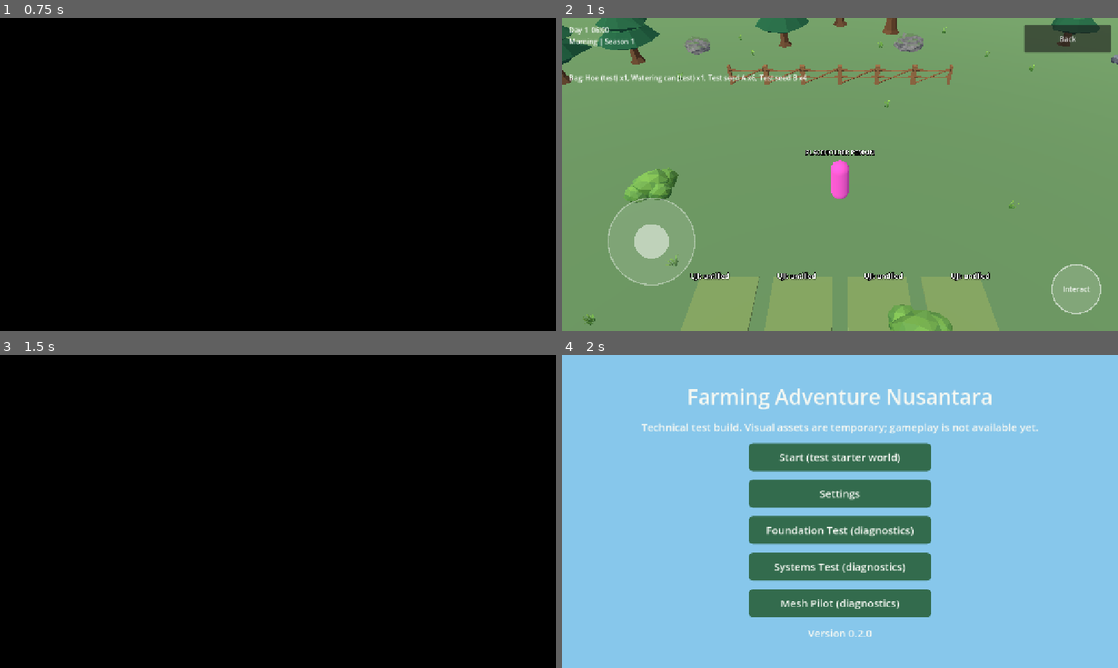
Above: before the commit, frames 1-4 (two rows, left to right).
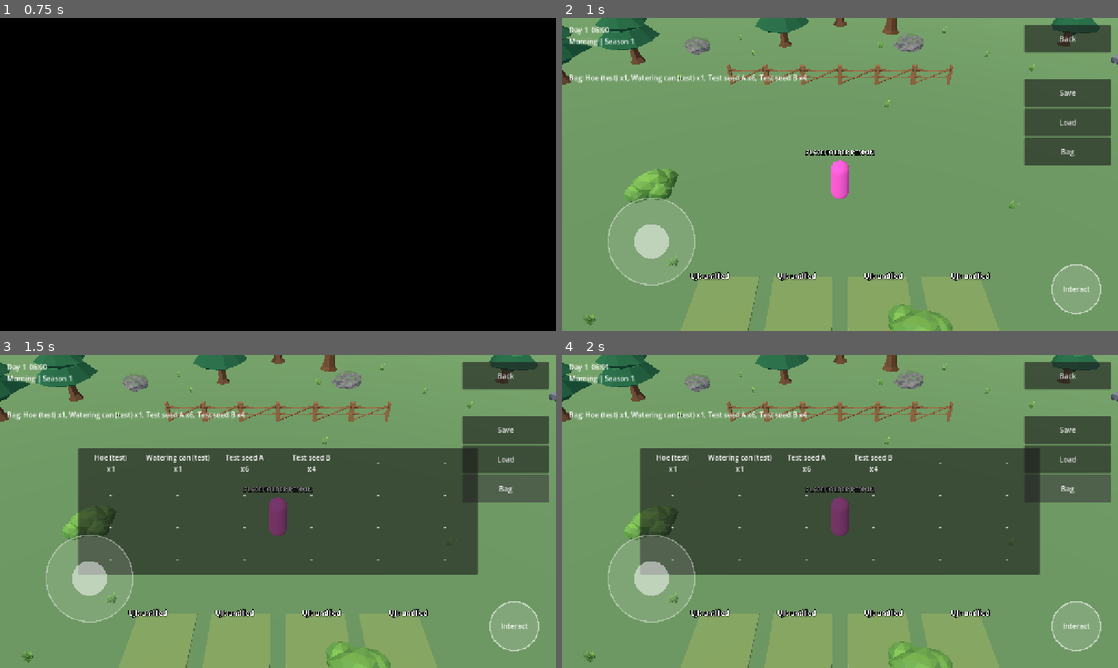
Above: after the commit, the same moments.

Repository: hadydaw/FARMING-ADVENTURE-NUSANTARA
Game: Godot game, scene res://game/boot/boot.tscn
The game is run twice, just before and just after one commit, with the same random seed, the same clock (stepped at 60 frames per second) and the same inputs.
Inputs:
- Up to frame 1 (0.75 s): click "Start (test starter world)" at 0.5 s
- Up to frame 2 (1 s): no input
- Up to frame 3 (1.5 s): click "Back" (after the commit: "Bag") at 1.25 s
- Up to frame 4 (2 s): no input

Frame 1 is identical in both runs. In frame 2, 4.2% of the frame differs, in the area x 83-99%, y 19-48%; in frame 3, 100%; in frame 4, 100%, in the area x 0-100%, y 0-100%.

Commit message:
HUD: simpan/muat slot 0 dan panel tas (sementara)
Co-Authored-By: Claude Sonnet 5.5 <noreply@anthropic.com>
Claude-Session: https://claude.ai/code/session_011Entza5SoCyMwr8kuup11f

Diff:
--- a/game/i18n/translations.csv
+++ b/game/i18n/translations.csv
@@ -115,3 +115,11 @@
 FARM_NO_ALREADY_TILLED,Sudah dicangkul,Already tilled
 FARM_NO_UNKNOWN_CROP,Tanaman tidak dikenal,Unknown crop
 FARM_NO_UNKNOWN_ACTION,Aksi tidak dikenal,Unknown action
+HUD_SAVE,Simpan,Save
+HUD_LOAD,Muat,Load
+HUD_BAG,Tas,Bag
+SAVE_OK,Tersimpan,Saved
+SAVE_FAIL,Gagal menyimpan,Save failed
+LOAD_OK,Dimuat,Loaded
+LOAD_NONE,Belum ada simpanan,No save found
+LOAD_FAIL,Simpanan tidak valid,Invalid save
--- a/game/ui/hud/basic_hud.gd
+++ b/game/ui/hud/basic_hud.gd
@@ -11,6 +11,11 @@
 var _joystick: TouchJoystick
 var _interact_button: ActionButton
 var _message_timer := 0.0
+var _bag_panel: PanelContainer
+var _bag_grid: GridContainer
+
+signal save_pressed
+signal load_pressed
 
 
 func _ready() -> void:
@@ -46,6 +51,32 @@
 	root.add_child(back)
 	back.set_anchors_and_offsets_preset(Control.PRESET_TOP_RIGHT, Control.PRESET_MODE_KEEP_SIZE)
 	back.pressed.connect(func(): SceneManager.back())
+
+	var col := VBoxContainer.new()
+	root.add_child(col)
+	col.set_anchors_and_offsets_preset(Control.PRESET_TOP_RIGHT, Control.PRESET_MODE_MINSIZE, 0)
+	col.position.y += UiTheme.MIN_TOUCH_HEIGHT + 60
+	col.position.x -= 200
+	for spec in [["HUD_SAVE", "save"], ["HUD_LOAD", "load"], ["HUD_BAG", "bag"]]:
+		var b := Button.new()
+		b.text = tr(spec[0])
+		b.custom_minimum_size = Vector2(200, UiTheme.MIN_TOUCH_HEIGHT)
+		b.name = "Btn_" + spec[1]
+		col.add_child(b)
+		match spec[1]:
+			"save": b.pressed.connect(func(): save_pressed.emit())
+			"load": b.pressed.connect(func(): load_pressed.emit())
+			"bag": b.pressed.connect(func(): _bag_panel.visible = not _bag_panel.visible)
+
+	_bag_panel = PanelContainer.new()
+	_bag_panel.visible = false
+	root.add_child(_bag_panel)
+	_bag_panel.set_anchors_and_offsets_preset(Control.PRESET_CENTER, Control.PRESET_MODE_MINSIZE, 0)
+	_bag_panel.grow_horizontal = Control.GROW_DIRECTION_BOTH
+	_bag_panel.grow_vertical = Control.GROW_DIRECTION_BOTH
+	_bag_grid = GridContainer.new()
+	_bag_grid.columns = 6
+	_bag_panel.add_child(_bag_grid)
 
 	_joystick = TouchJoystick.new()
 	_joystick.size = Vector2(380, 380)
@@ -96,3 +127,25 @@
 
 func set_inventory_text(text: String) -> void:
 	_inventory_label.text = text
+
+
+func bag_visible() -> bool:
+	return _bag_panel.visible
+
+
+func toggle_bag() -> void:
+	_bag_panel.visible = not _bag_panel.visible
+
+
+## Menggambar ulang kisi tas: tiap slot satu kotak teks (ikon item menunggu aset C-00x).
+func set_bag_slots(lines: Array) -> void:
+	for c in _bag_grid.get_children():
+		c.queue_free()
+	for t in lines:
+		var l := Label.new()
+		l.text = str(t)
+		l.custom_minimum_size = Vector2(150, 70)
+		l.horizontal_alignment = HORIZONTAL_ALIGNMENT_CENTER
+		l.vertical_alignment = VERTICAL_ALIGNMENT_CENTER
+		l.autowrap_mode = TextServer.AUTOWRAP_WORD_SMART
+		_bag_grid.add_child(l)
--- a/game/world/world_start.gd
+++ b/game/world/world_start.gd
@@ -252,6 +252,8 @@
 		holder.add_child(node)
 		plot_nodes[str(row["id"])] = node
 	Events.day_changed.connect(func(_d): refresh_farm_visuals())
+	hud.save_pressed.connect(save_game)
+	hud.load_pressed.connect(load_game)
 	refresh_farm_visuals()
 
 
@@ -280,6 +282,10 @@
 		var info := node.get_node("Info") as Label3D
 		info.text = "UJI: " + (tr("FARM_STATE_READY") if plot.is_ready(farming.crop_defs) else (tr("FARM_STATE_GROWING") if plot.has_crop() else (tr("FARM_STATE_TILLED") if plot.tilled else tr("FARM_STATE_RAW"))))
 	hud.set_inventory_text(inventory_text())
+	var lines: Array = []
+	for sl in farming.inventory.slots():
+		lines.append("-" if (sl as Dictionary).is_empty() else "%s\nx%d" % [tr(str(farming.item_defs[sl["item"]]["name_key"])), int(sl["count"])])
+	hud.set_bag_slots(lines)
 
 
 func inventory_text() -> String:
@@ -304,3 +310,34 @@
 	else:
 		hud.show_message(tr("FARM_NO_" + str(r["reason"]).to_upper()))
 	refresh_farm_visuals()
+
+
+const SAVE_SLOT := 0
+
+
+## Simpan uji ke slot 0: waktu permainan + status pertanian (bukan jam perangkat).
+func save_game() -> bool:
+	var err := SaveService.save_slot(SAVE_SLOT, {"v": 1, "time": GameTime.clock.to_dict(), "farming": farming.to_dict()})
+	hud.show_message(tr("SAVE_OK") if err == OK else tr("SAVE_FAIL"))
+	return err == OK
+
+
+## Muat dari slot 0; semua-atau-tidak (waktu dan pertanian harus sama-sama valid).
+func load_game() -> bool:
+	var data: Dictionary = SaveService.load_slot(SAVE_SLOT)
+	if data.is_empty() or typeof(data.get("time")) != TYPE_DICTIONARY or typeof(data.get("farming")) != TYPE_DICTIONARY:
+		hud.show_message(tr("LOAD_NONE"))
+		return false
+	var backup_time: Dictionary = GameTime.clock.to_dict()
+	var backup_farm: Dictionary = farming.to_dict()
+	if not GameTime.clock.from_dict(data["time"]):
+		hud.show_message(tr("LOAD_FAIL"))
+		return false
+	if not farming.from_dict(data["farming"]):
+		GameTime.clock.from_dict(backup_time)
+		farming.from_dict(backup_farm)
+		hud.show_message(tr("LOAD_FAIL"))
+		return false
+	refresh_farm_visuals()
+	hud.show_message(tr("LOAD_OK"))
+	return true
--- a/tests/unit/test_world_start.gd
+++ b/tests/unit/test_world_start.gd
@@ -86,6 +86,23 @@
 	check(world.inventory_text().contains("x5"), "HUD tas menampilkan benih berkurang")
 	check(world.get_node("FarmPlots/plot_01/CropMarker").visible, "penanda tanaman tampil")
 
+	# Simpan / muat dan tas
+	var pm := GameTime.clock.total_minutes
+	check(world.save_game(), "simpan slot 0")
+	GameTime.clock.add_minutes(120)
+	world.farming.act_on("plot_01")  # siram
+	world.farming.inventory.clear()
+	check(world.load_game(), "muat slot 0")
+	check_eq(GameTime.clock.total_minutes, pm, "waktu kembali ke saat disimpan")
+	check(world.farming.inventory.count("seed_test_a") == 5, "inventory dipulihkan")
+	check(world.farming.grid.plot("plot_01").has_crop(), "petak dipulihkan")
+	check(not world.hud.bag_visible(), "tas awalnya tertutup")
+	world.hud.toggle_bag()
+	check(world.hud.bag_visible(), "tas terbuka")
+	world.hud.toggle_bag()
+	SaveService.delete_slot(0)
+	check(not world.load_game(), "muat tanpa simpanan ditolak")
+
 	# Batas dunia
 	player.global_position = Vector3(28, 0, 0)
 	player.input_override = Vector2(1, 0)  # kanan relatif yaw 0 = +X (menuju batas)
Binary file changed: game/i18n/translations.en.translation
Binary file changed: game/i18n/translations.id.translation
Not shown, changed: CHANGELOG.md
Not shown, changed: docs/project/PROGRESS_LOG.md
